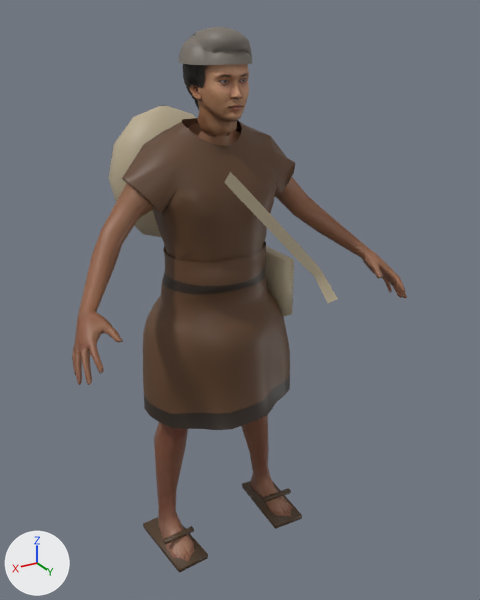
The glTF model campaigns/01_pachacutec/assets/models/pch_npc_messenger.glb as it was, and as the next commit left it.
One viewpoint serves both versions: a camera (50 mm lens) standing at (0.833, 1.549, 1.511) and looking at (-0.085, 0.019, 0.746). Lighting does not change. The marker at lower left points along +X, +Y and +Z. The picture after the commit comes second. Where no turn or scale is listed for an object, it has been applied to the vertices. Vertices at exactly the same position are counted once.

Names of what the first picture shows: 'body', 'clothes', 'head', 'headwear'.
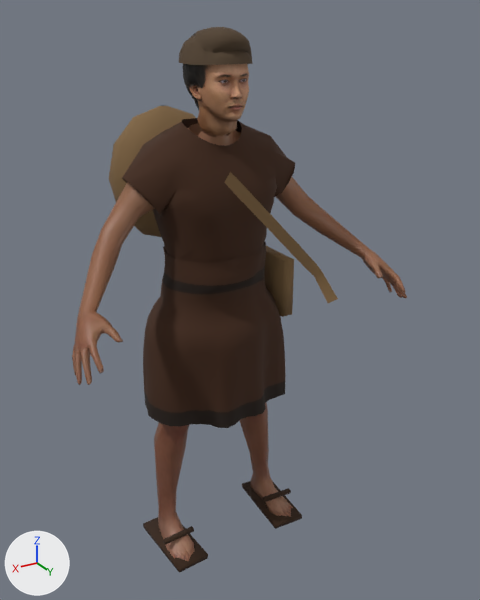
Where the change shows, as pixel boxes (x1, y1, x2, y2) in the pictures (480 x 600 px; the box of a moved part takes in the faces that stretch with it):
'clothes', surface changed, reshaped (darker)
    both: (109, 106, 338, 573)
'headwear', surface changed (grey to brown)
    both: (179, 27, 253, 65)
part 1 of me_clothes, moved or reshaped
    before: (143, 241, 290, 430)
    after: (143, 242, 285, 428)
part 2 of me_clothes, surface changed (darker)
    both: (122, 118, 295, 317)

Edits to the bpy script that builds the scene:
```text
Add img_pch_textile:
    img_pch_textile = load_image('pch_textile', '_unpacked/pch_textile', 768, 1024, 'sRGB')
Change mat_pch_cloth:
    where n0 = _N.new('ShaderNodeBsdfPrincipled'); n0.name = 'Principled BSDF'
    add n0.inputs[2].default_value = 0.9  # 'Roughness'
    where n2 = _N.new('ShaderNodeMix'); n2.name = 'Mix'
    remove n2.inputs[7].default_value = (0.8, 0.8, 0.8, 1.0)  # 'B', white #e7e7e7
    add n4 = _N.new('ShaderNodeTexImage'); n4.name = 'Image Texture'
    add n4.image = img_pch_textile
    where n3 = _N.new('ShaderNodeVertexColor'); n3.name = 'Color Attribute'
    remove _L.new(n3.outputs[0], n2.inputs[6])  # 'Color' to 'A'
    add _L.new(n3.outputs[0], n2.inputs[7])  # 'Color' to 'B'
    add _L.new(n4.outputs[0], n2.inputs[6])  # 'Color' to 'A'
Change me_clothes:
    used by ob_clothes; location = (0.0, 0.0, 0.0)
    remove me_clothes.from_pydata(...)  # 933 vertices, 1656 faces; spans x -0.245..0.245, y -0.38..0.32, z 0.0..1.267
    add me_clothes.from_pydata(...)  # 1205 vertices, 2168 faces; spans x -0.245..0.245, y -0.38..0.32, z 0.0..1.267
    me_clothes part 1: 1 vertex moved within x 0.077, y -0.073, z 0.926; 542 vertices removed from x -0.225..0.226, y -0.166..0.216, z 0.465..0.928; 814 vertices added at x -0.225..0.228, y -0.162..0.202, z 0.462..0.928
    me_clothes part 2: 396 kept faces spanning x -0.245..0.245, y -0.1..0.146, z 0.703..1.264 get new texture (UV) coordinates
```
